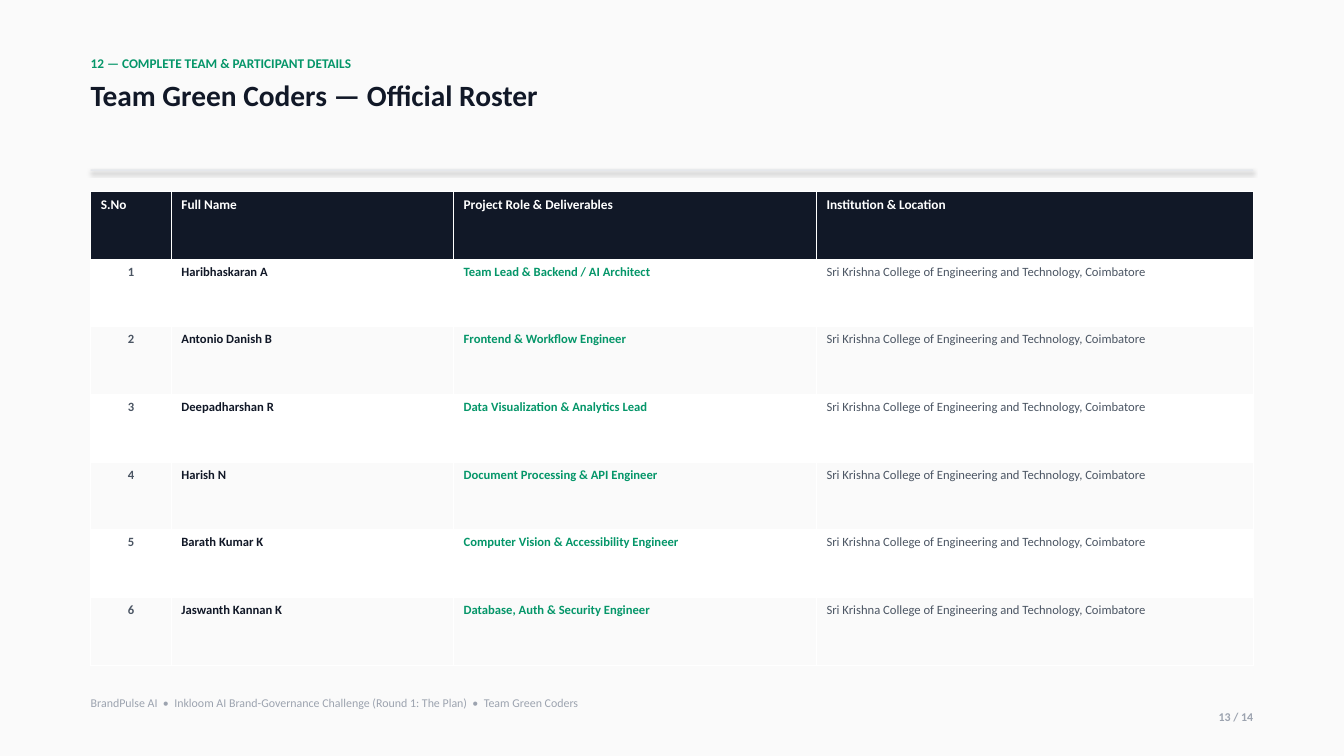
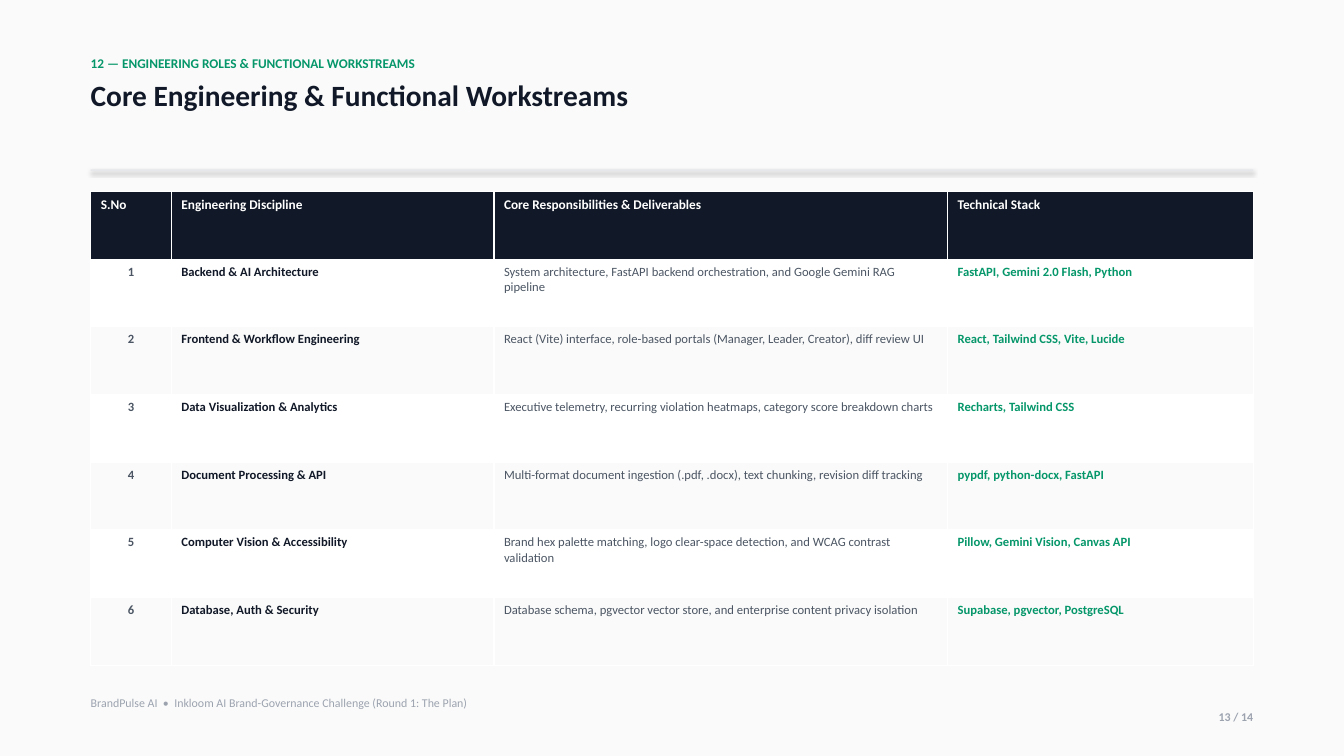
Before and after one commit to HaribhaskaranA/brandpulseAI, a slide deck: slide 13 of docs/BrandPulse_AI_14_Slides.pptx. Drawn at 1344x756 pixels with LibreOffice and Linux fonts; fonts in the diff are those of the drawing. Boxes give left, top, right and bottom in pixels: in the first picture for what was removed or moved away, otherwise in the second. Text is boxed around its words. In the diff, an @@ line names an element or a change of style, - is before the commit and + after.

Commit message:
feat: enforce strict content isolation, anonymize credentials, add vercel config

```diff
--- a/docs/BrandPulse_AI_14_Slides.pptx
+++ b/docs/BrandPulse_AI_14_Slides.pptx
@@ text at [91,59,628,111]: text changed @@
-12 — COMPLETE TEAM & PARTICIPANT DETAILS
-Team Green Coders — Official Roster
+12 — ENGINEERING ROLES & FUNCTIONAL WORKSTREAMS
+Core Engineering & Functional Workstreams
@@ table at [91,192,1253,665] @@
-row 1: S.No | Full Name | Project Role & Deliverables | Institution & Location
+row 1: S.No | Engineering Discipline | Core Responsibilities & Deliverables | Technical Stack
-row 2: 1 | Haribhaskaran A | Team Lead & Backend / AI Architect | Sri Krishna College of Engineering and Technology, Coimbatore
+row 2: 1 | Backend & AI Architecture | System architecture, FastAPI backend orchestration, and Google Gemini RAG pipeline | FastAPI, Gemini 2.0 Flash, Python
-row 3: 2 | Antonio Danish B | Frontend & Workflow Engineer | Sri Krishna College of Engineering and Technology, Coimbatore
+row 3: 2 | Frontend & Workflow Engineering | React (Vite) interface, role-based portals (Manager, Leader, Creator), diff review UI | React, Tailwind CSS, Vite, Lucide
-row 4: 3 | Deepadharshan R | Data Visualization & Analytics Lead | Sri Krishna College of Engineering and Technology, Coimbatore
+row 4: 3 | Data Visualization & Analytics | Executive telemetry, recurring violation heatmaps, category score breakdown charts | Recharts, Tailwind CSS
-row 5: 4 | Harish N | Document Processing & API Engineer | Sri Krishna College of Engineering and Technology, Coimbatore
+row 5: 4 | Document Processing & API | Multi-format document ingestion (.pdf, .docx), text chunking, revision diff tracking | pypdf, python-docx, FastAPI
-row 6: 5 | Barath Kumar K | Computer Vision & Accessibility Engineer | Sri Krishna College of Engineering and Technology, Coimbatore
+row 6: 5 | Computer Vision & Accessibility | Brand hex palette matching, logo clear-space detection, and WCAG contrast validation | Pillow, Gemini Vision, Canvas API
-row 7: 6 | Jaswanth Kannan K | Database, Auth & Security Engineer | Sri Krishna College of Engineering and Technology, Coimbatore
+row 7: 6 | Database, Auth & Security | Database schema, pgvector vector store, and enterprise content privacy isolation | Supabase, pgvector, PostgreSQL
@@ text at [91,699,467,709]: text changed @@
-BrandPulse AI • Inkloom AI Brand-Governance Challenge (Round 1: The Plan) • Team Green Coders
+BrandPulse AI • Inkloom AI Brand-Governance Challenge (Round 1: The Plan)
```
Also in this commit, not shown: 13 other slides changed, 10 other files.
